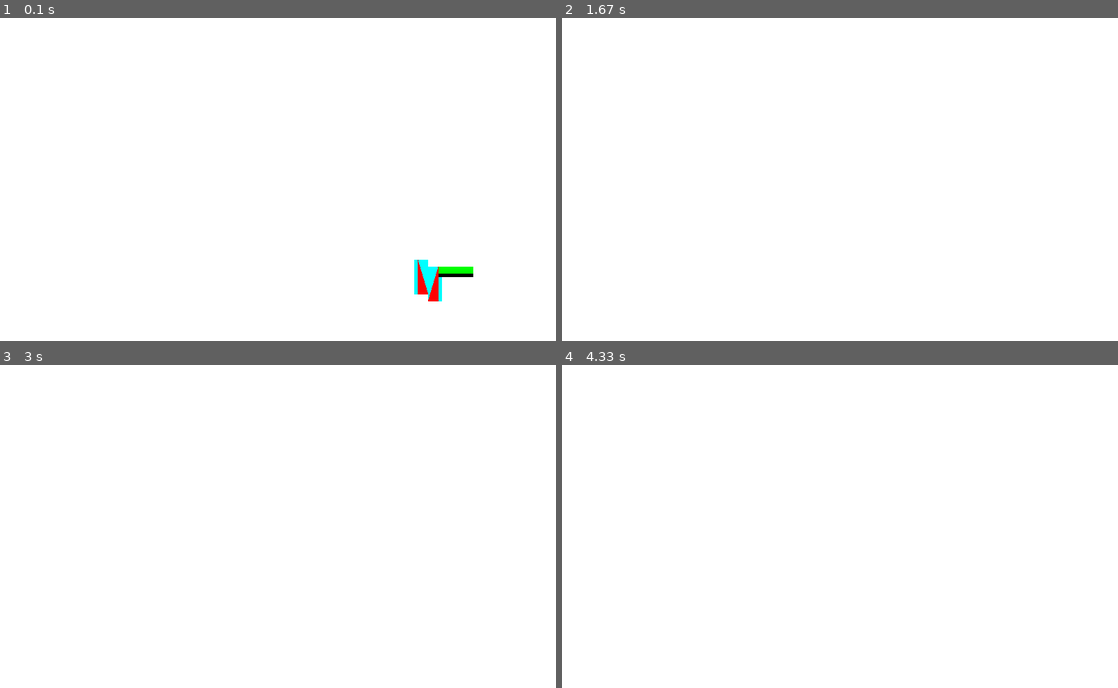
Above: before the commit, frames 1-4 (two rows, left to right).
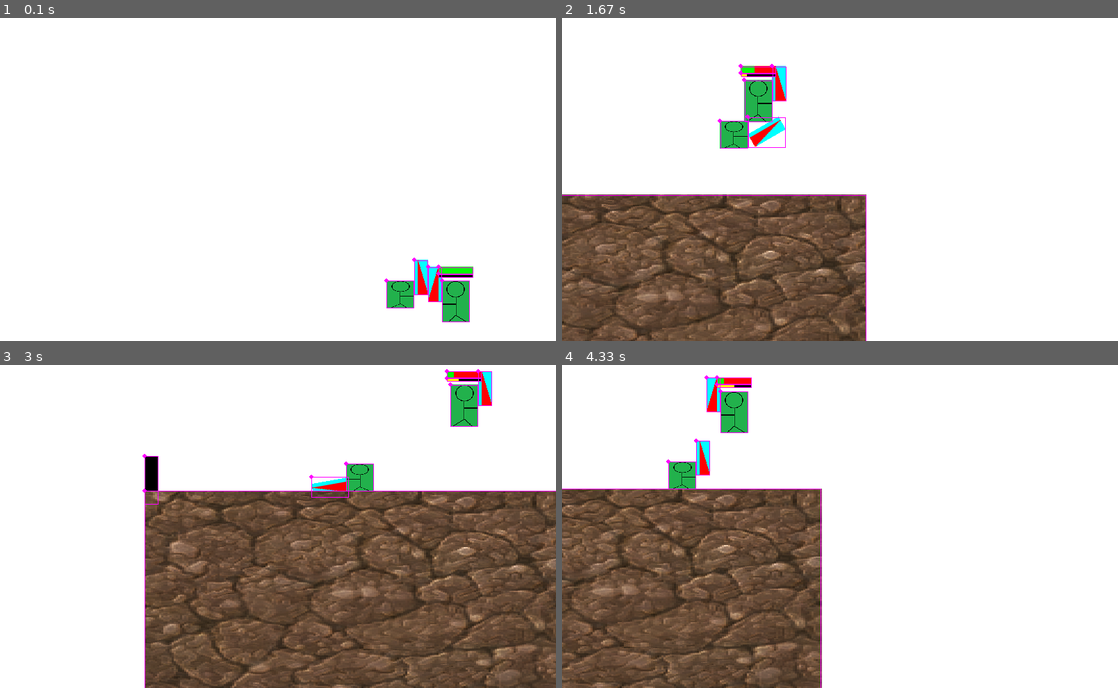
Above: after the commit, the same moments.

Repository: salfk23/2drpg_pygame
Game: pygame game, started from main.py
Same seed, same stepped clock (60 frames per second), same inputs: the game is played once before the commit and once after it.
Inputs:
- Up to frame 1 (0.1 s): no input
- Up to frame 2 (1.67 s): tap F at 0.33, 0.73, 1.03, 1.23, 1.57 s; hold D 0.67-1.13 s; tap J at 0.82 s; hold W 1.17-1.47 s; tap I at 1.32 s; hold D from 1.5 s (still down)
- Up to frame 3 (3 s): tap F at 1.87, 2.07, 2.37, 2.63, 2.97 s; release D at 1.97 s; hold A 2-2.53 s; tap J at 2.15 s; hold S 2.57-2.87 s; tap I at 2.72 s; hold A from 2.9 s (still down)
- Up to frame 4 (4.33 s): tap F at 3.27, 3.4, 3.8, 4.1 s; release A at 3.3 s; hold W 3.33-3.7 s; tap J at 3.48 s; hold D from 3.73 s (still down); tap I at 3.88 s

The runs differ from the first frame. In frame 1, 1.2% of the frame differs, in the area x 69-86%, y 74-95%; in frame 2, 27%; in frame 3, 47%, in the area x 25-100%, y 1-100%; in frame 4, 31%.

Commit message:
Camera tracker for entity manager

Diff:
--- a/game_engine/renderer.py
+++ b/game_engine/renderer.py
@@ -12,14 +12,23 @@
         self.config = Config.instance()
         self.window = pygame.display.set_mode(self.config.screen_dimension)
         self.entity_manager = EntityManager.instance()
+        self._camera = pygame.Vector2(0, 0)
         self.config.add_listener(self)
-        self.camera = pygame.Vector2(0, 0)
     def on_screen_change(self):
         self.window = pygame.display.set_mode(self.config.screen_dimension)
     def config_change_events(self):
         return {
             IConfigListener.SCREEN_DIMENSION:self.on_screen_change
         }
+
+    @property
+    def camera(self):
+        return self._camera
+
+    @camera.setter
+    def camera(self, value):
+        self._camera = value
+        self.entity_manager.camera_position = value
 
     def draw(self):
         self.window.fill(Colors.WHITE)
@@ -34,6 +43,12 @@
         on_screen.reverse()
         for entity in on_screen:
             self.window.blit(entity.sprite, entity.position+offset)
+
+        # Debug hitbox visualization
+        for entity in on_screen:
+            pygame.draw.circle(self.window, Colors.PURPLE, entity.position+offset, 3)
+            pygame.draw.rect(self.window, Colors.PURPLE, entity.sprite.get_rect(topleft=entity.position+offset), 1)  # The rect.
+
         pygame.display.update()
 
 
